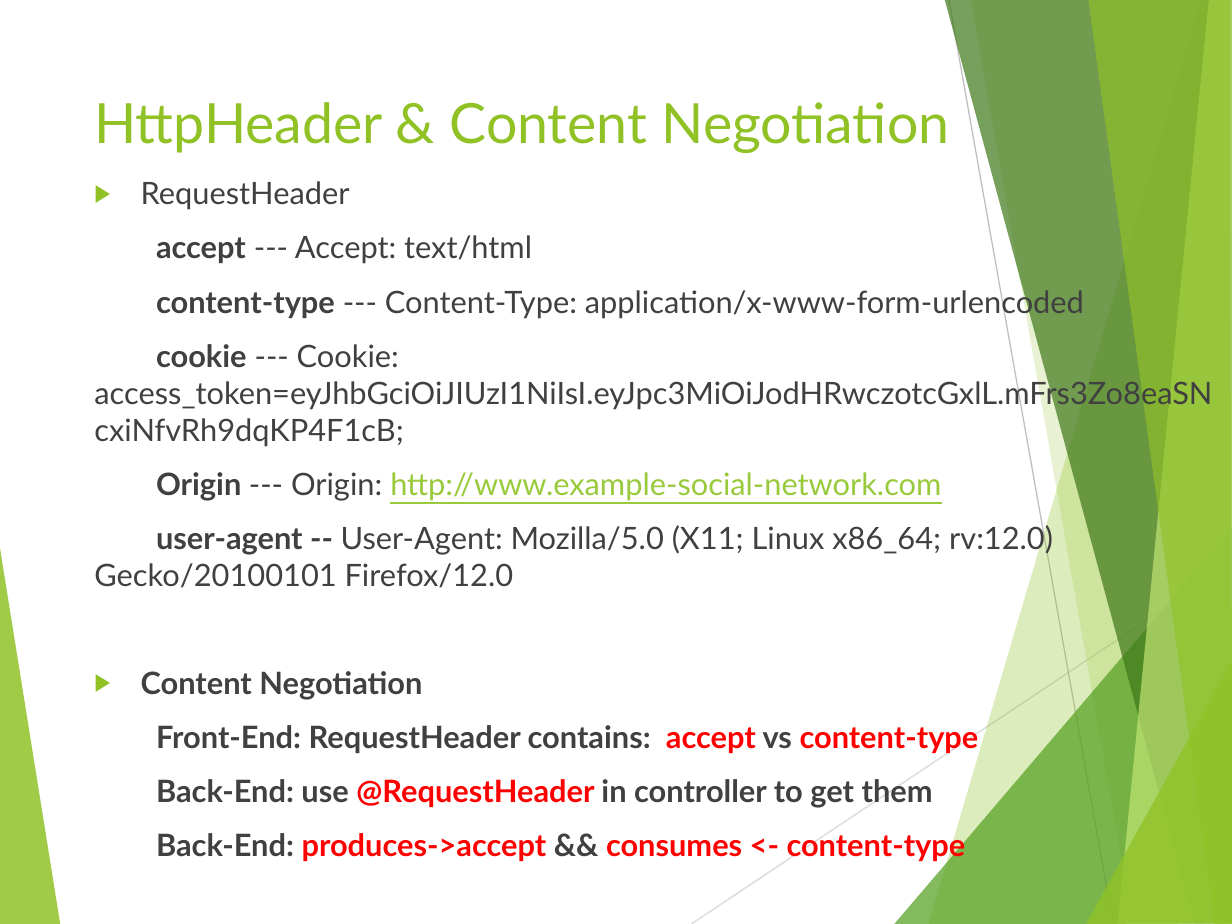
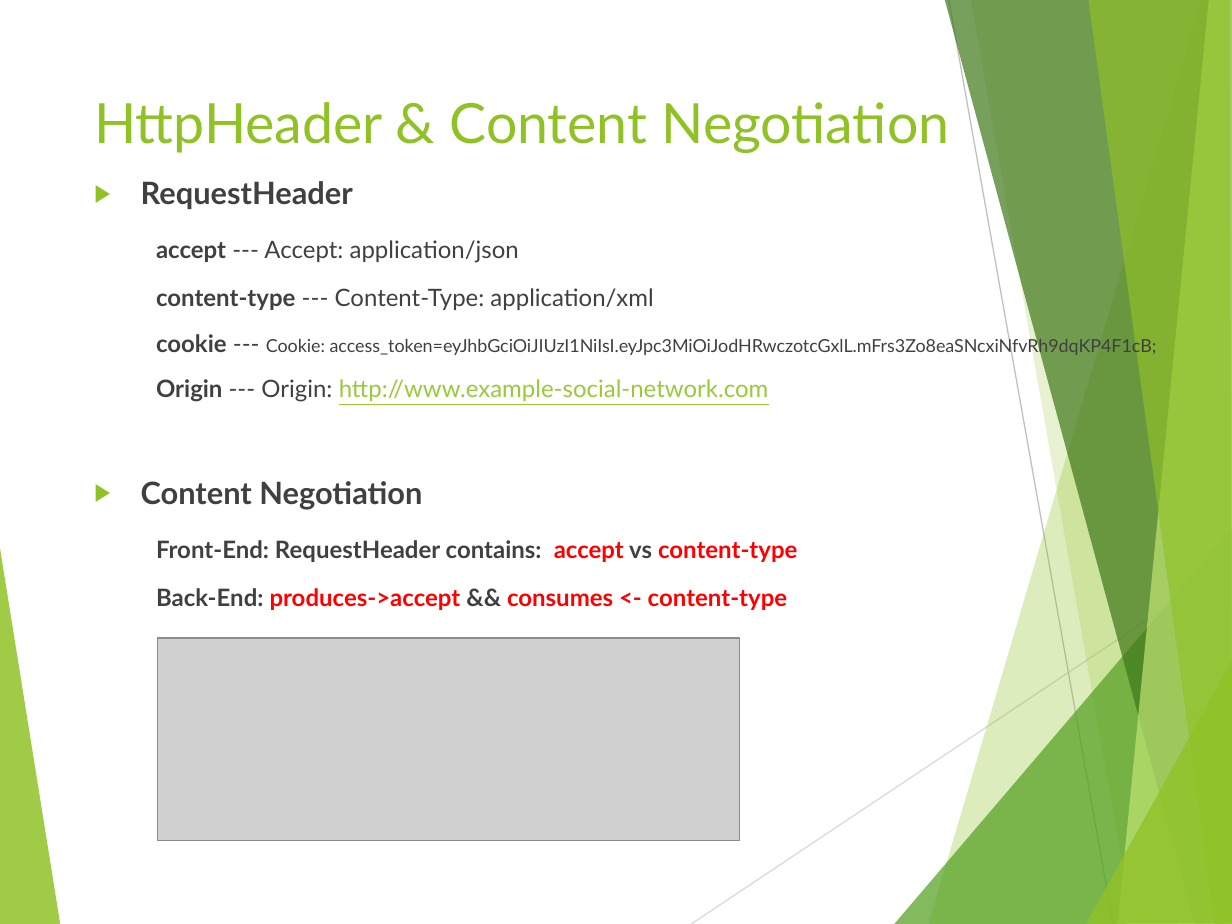
Before and after one commit to liqichen168/Course-May-2019, a slide deck: slide 15 of powerpoints/3_MVC.pptx (slide 22 before the commit). Drawn at 1232x924 pixels with LibreOffice and Linux fonts; fonts in the diff are those of the drawing; grey boxes stand for pictures. Boxes give left, top, right and bottom in pixels: in the first picture for what was removed or moved away, otherwise in the second. Text is boxed around its words. In the diff, an @@ line names an element or a change of style, - is before the commit and + after.

```diff
--- a/powerpoints/3_MVC.pptx
+++ b/powerpoints/3_MVC.pptx
@@ text at <box>141,181,1157,610</box>: bold on in "RequestHeader"; size 18 to 14 pt in "cookie ---", "Origin --- Origin: http://www.example-social-network.com", "Front-End: RequestHeader contains: accept vs content-type", "Back-End: produces->accept && consumes <- content-type"; size 18 to 10.5 pt in "Cookie: access_token=eyJhbGciOiJIUzI1NiIsI.eyJpc3MiOiJodHRwc ..." @@
@@ text at <box>156,240,653,310</box>: text changed; size 18 to 14 pt @@
-accept --- Accept: text/html
-content-type --- Content-Type: application/x-www-form-urlencoded
+accept --- Accept: application/json
+content-type --- Content-Type: application/xml
@@ text at <box>94,522,1053,588</box>: paragraph removed @@
-user-agent -- User-Agent: Mozilla/5.0 (X11; Linux x86_64; rv:12.0) Gecko/20100101 Firefox/12.0
@@ picture added at <box>158,638,739,841</box> @@
@@ text at <box>156,779,933,808</box>: paragraph removed @@
-Back-End: use @RequestHeader in controller to get them
```
Also in this commit, not shown: 5 other slides changed, 7 slides added, 7 slides removed.
